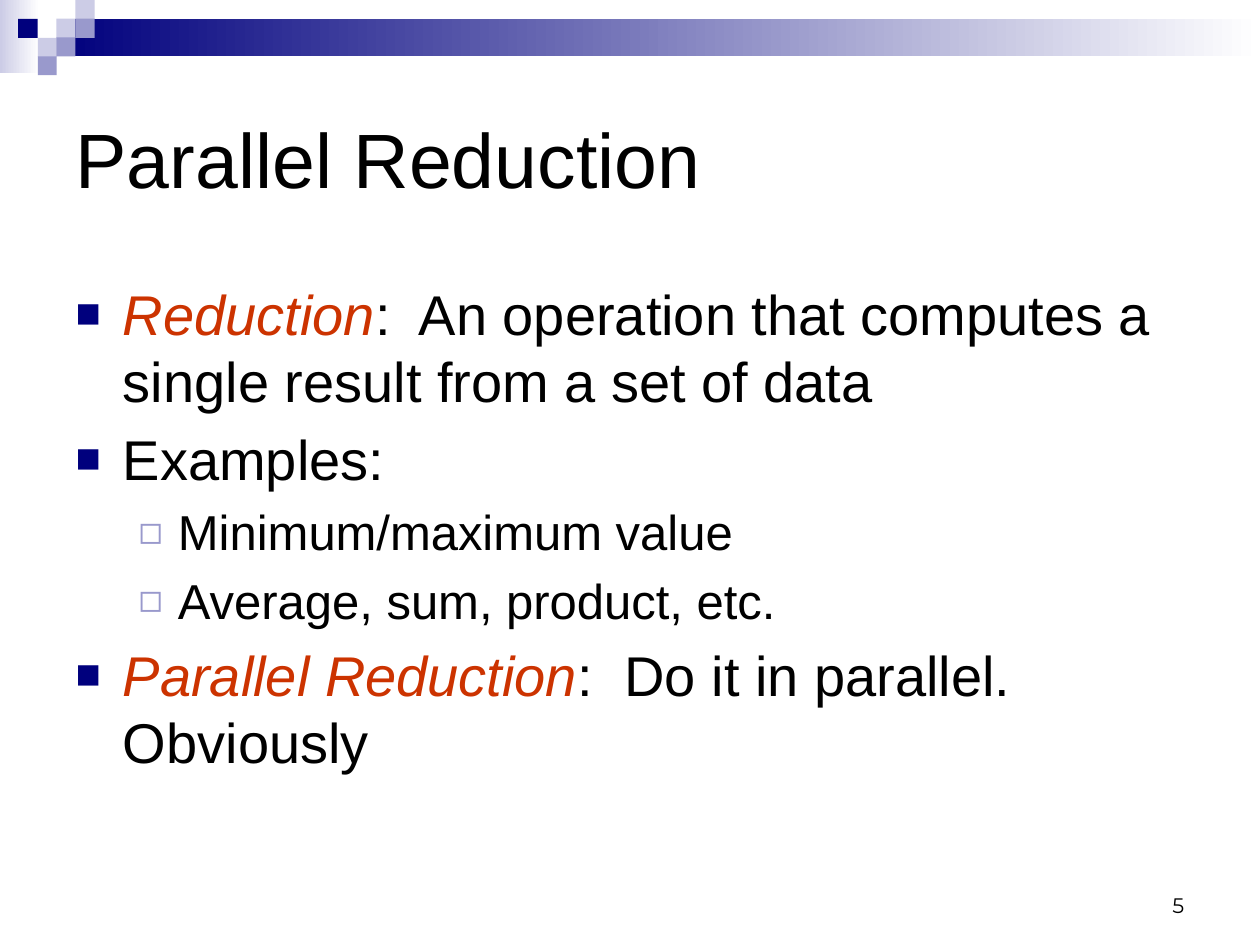
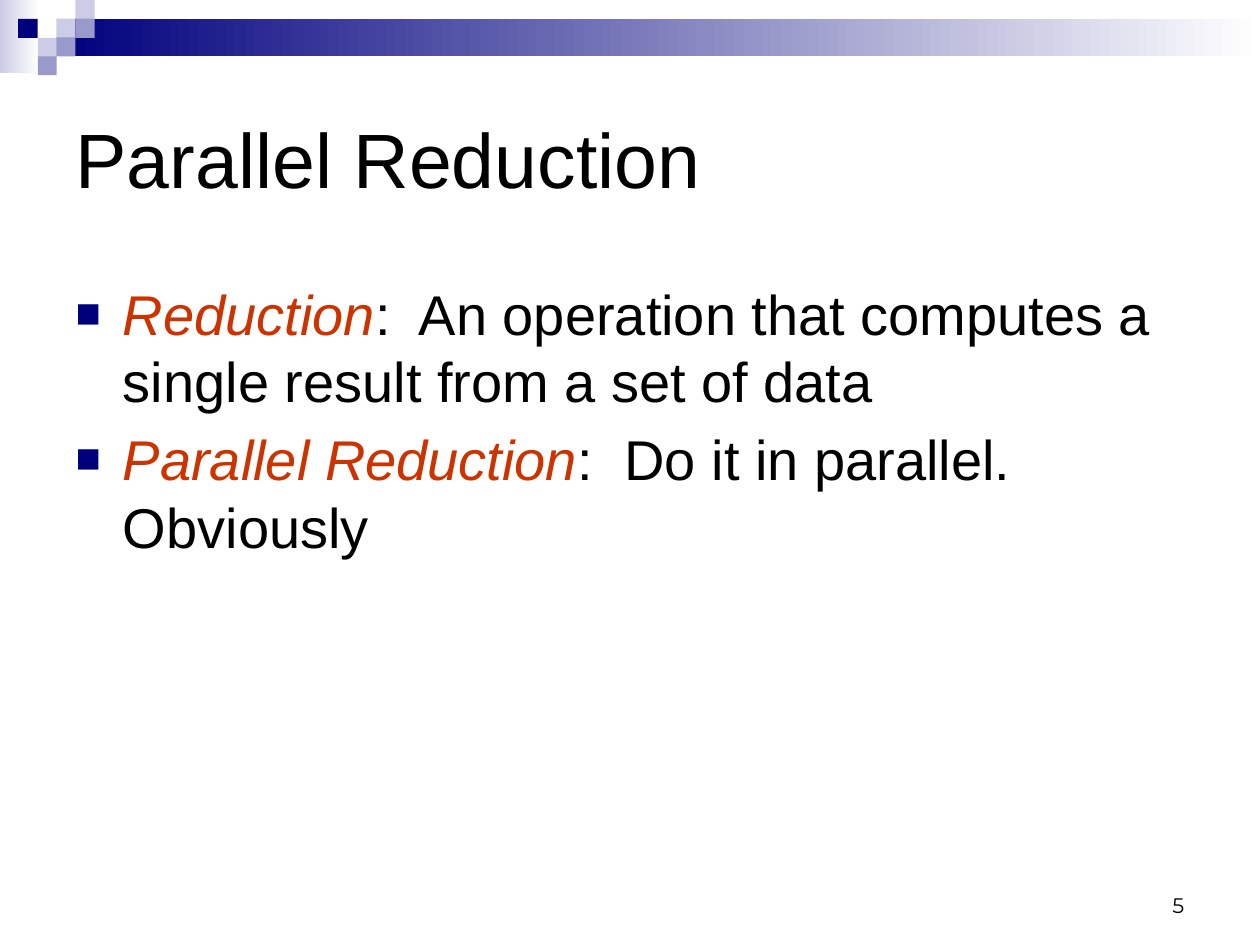
Before and after one commit to CIS565-Fall-2015/cis565-fall-2015.github.io, a slide deck: slide 5 of lectures/2-Parallel-Algorithms.pptx. Drawn at 1260x945 pixels with LibreOffice and Linux fonts; fonts in the diff are those of the drawing. Boxes give left, top, right and bottom in pixels: in the first picture for what was removed or moved away, otherwise in the second. Text is boxed around its words. In the diff, an @@ line names an element or a change of style, - is before the commit and + after.

Commit message:
Added Work Efficient Parallel Scan

```diff
--- a/lectures/2-Parallel-Algorithms.pptx
+++ b/lectures/2-Parallel-Algorithms.pptx
@@ text at (123,439,776,629): paragraphs removed @@
-■ Examples:
-  ◻ Minimum/maximum value
-  ◻ Average, sum, product, etc.
```
Also in this commit, not shown: 6 other slides changed, 17 slides added.
